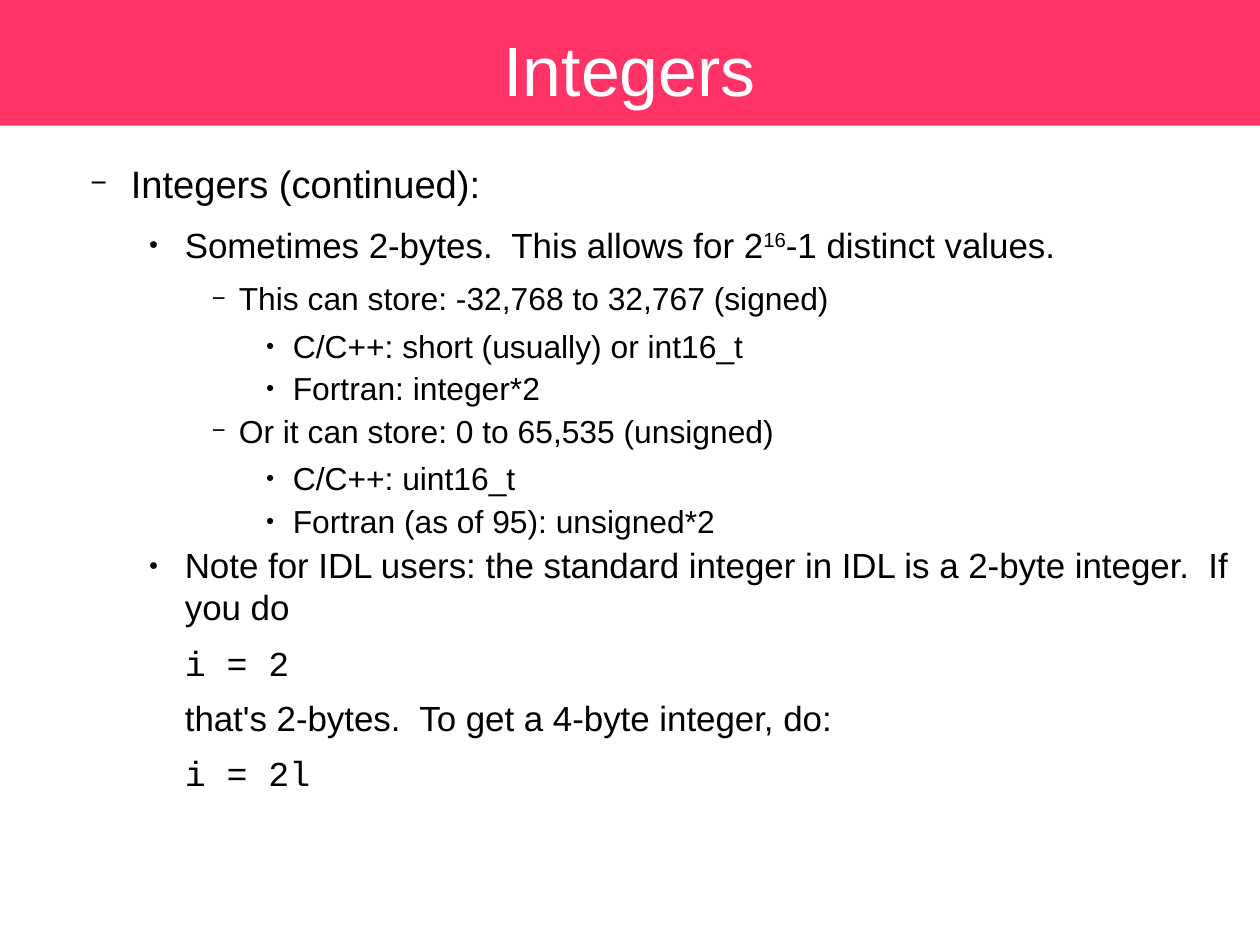
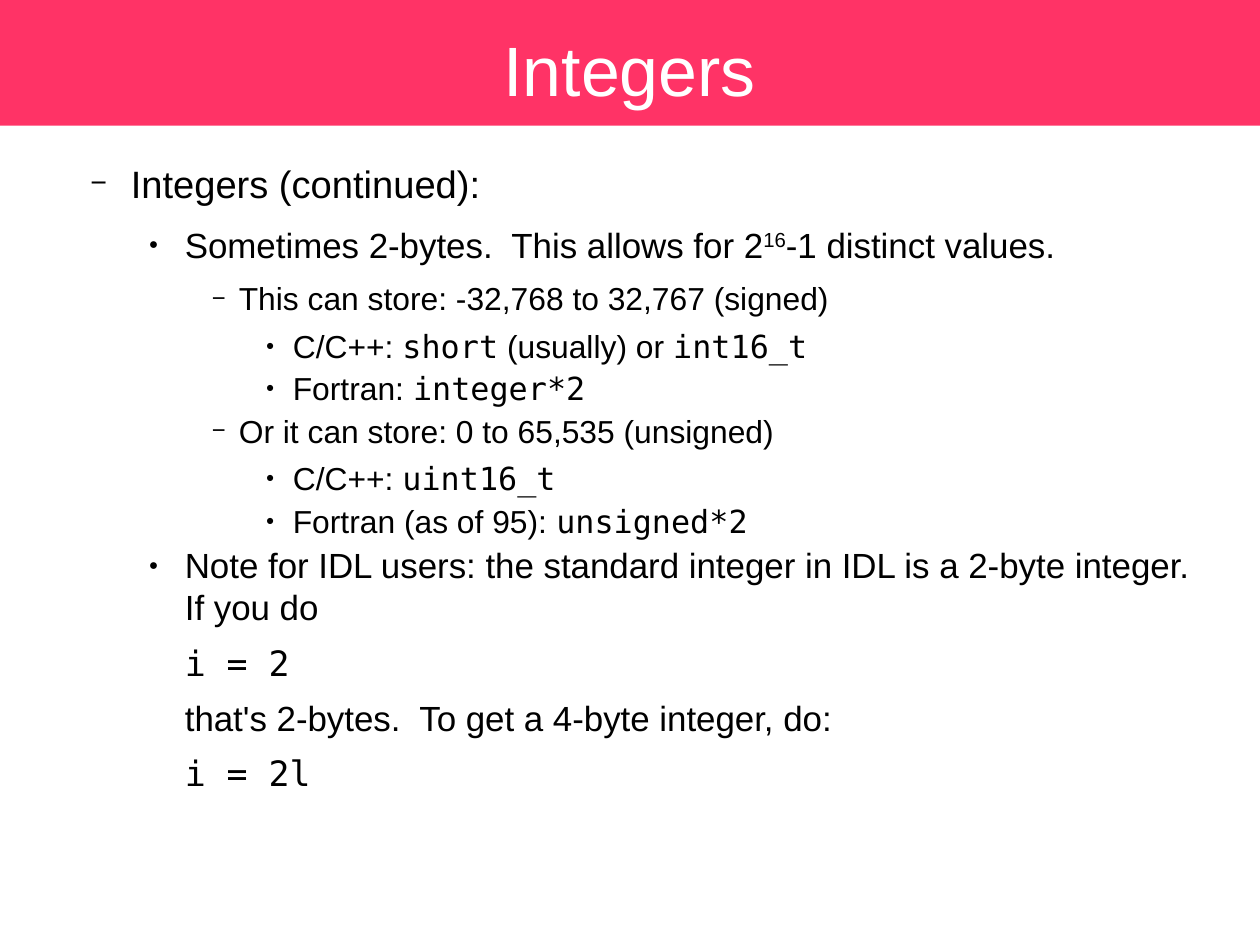
Before and after one commit to sbu-python-class/python-science, a slide deck: slide 14 of lectures/01-python/python.odp (slide 11 before the commit). Drawn at 1260x945 pixels with LibreOffice and Linux fonts; fonts in the diff are those of the drawing. Boxes give left, top, right and bottom in pixels: in the first picture for what was removed or moved away, otherwise in the second. Text is boxed around its words. In the diff, an @@ line names an element or a change of style, - is before the commit and + after.

```diff
--- a/lectures/01-python/python.odp
+++ b/lectures/01-python/python.odp
@@ text at [185,334,807,786]: font Arial to DejaVu Sans Mono in "short int16_t", "integer*2", "uint16_t", "unsigned*2"; font Courier New to DejaVu Sans Mono in "i = 2", "i = 2l" @@
```
Also in this commit, not shown: 8 other slides changed, 9 slides added, 2 slides removed.
